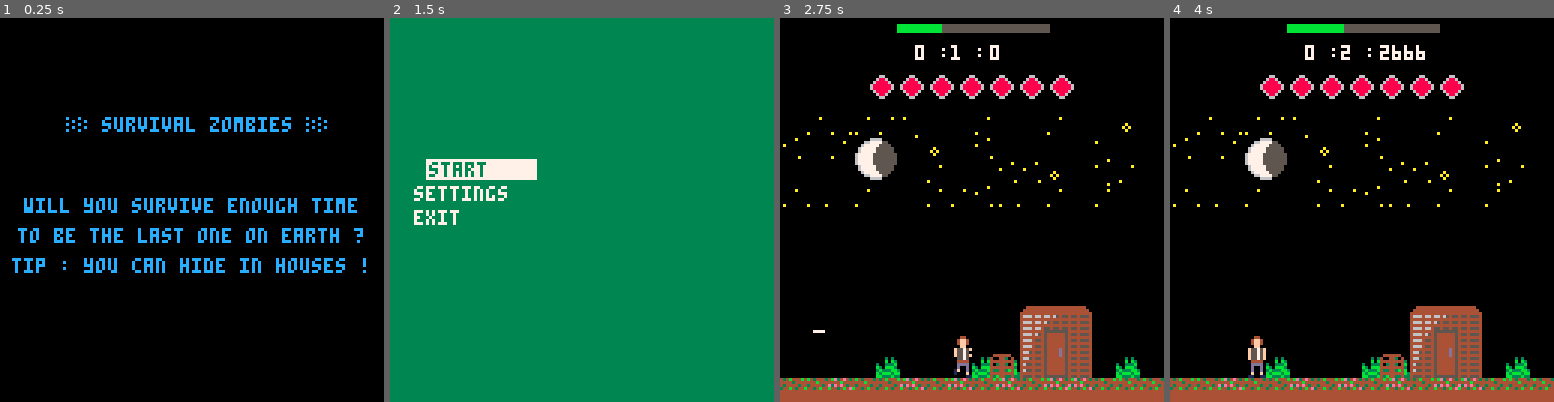
Above: before the commit, frames 1-4 (left to right).
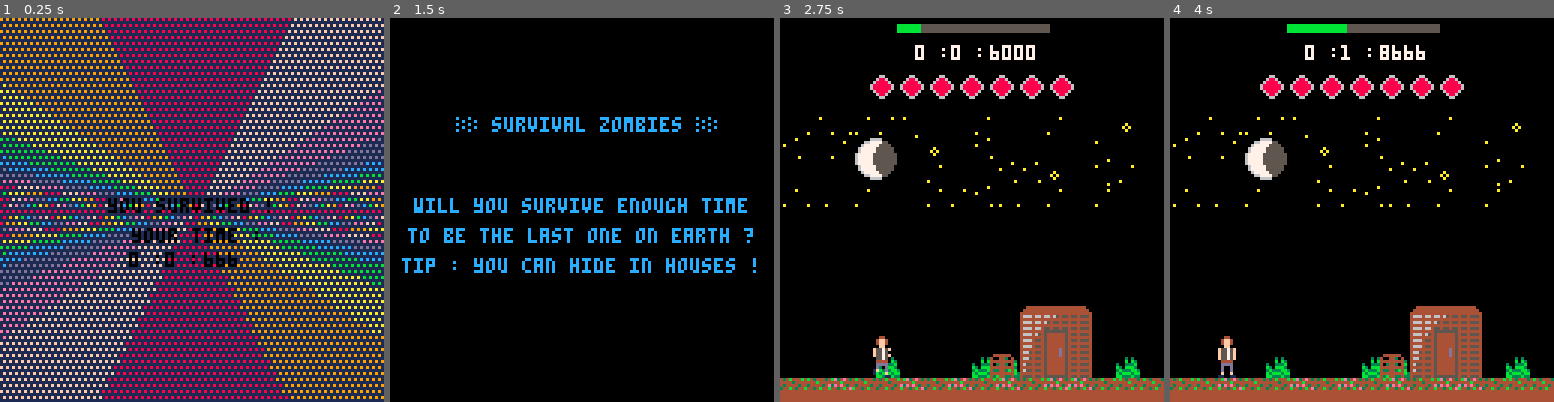
Above: after the commit, the same moments.

Repository: thomasbarrepitous/prototype_twd_pico8
Game: PICO-8 cartridge prototype_game.p8
The game is run twice, just before and just after one commit, with the same random seed, the same clock (stepped at 60 frames per second) and the same inputs.
Inputs:
- Up to frame 1 (0.25 s): no input
- Up to frame 2 (1.5 s): tap X (X key) at 0.33, 1.07 s; tap O (Z key) at 0.7 s
- Up to frame 3 (2.75 s): hold Right 1.6-2.1 s; tap O (Z key) at 1.7, 2.1, 2.5 s; tap X (X key) at 1.85 s; hold Up 2.15-2.42 s; hold Right from 2.47 s (still down)
- Up to frame 4 (4 s): tap O (Z key) at 2.9, 3.3, 3.7 s; tap X (X key) at 2.97 s; release Right at 3.03 s; hold Left 3.08-3.58 s; hold Down 3.63-3.97 s

The runs differ from the first frame. In frame 1, 99% of the frame differs, in the area x 0-100%, y 0-100%; in frame 2, 100%; in frame 3, 1.1%; in frame 4, 0.7%.

Commit message:
Forgot the end timer

Diff:
--- a/prototype_game.p8
+++ b/prototype_game.p8
@@ -85,7 +85,7 @@
 
 function _init()
 	menuinit()
-	game_state=4
+	game_state=3
 end
 
 function gameinit()
@@ -331,6 +331,7 @@
 			first_time = false
 		end
 		if z_number==0 then
+			end_run = time()
 			game_state=3
 		end
 	end
@@ -491,7 +492,19 @@
 				pset(x*2+y%2,y*2,8+(t/16+((x-32)/(y-32)))%8)
 			end
 		end
-		print("you survived !", 64 - (14 * 2), 60)
+		print("you survived !", 64 - (14 * 2), 60, 0)
+		print("your time : ", 64 - (10*2),70,0)
+		-- timer
+		act = time()-end_run
+		minutes = flr(act/60)
+		seconds = flr(act%60)
+		mil_seconds = flr((act%1)*10000)
+
+		print(minutes,43,78,0)
+		print(":",51,78,0)
+		print(seconds,55,78,0)
+		print(":",63,78,0)
+		print(mil_seconds,68,78,0)
 		flip()
 	end
 	game_state = 4
